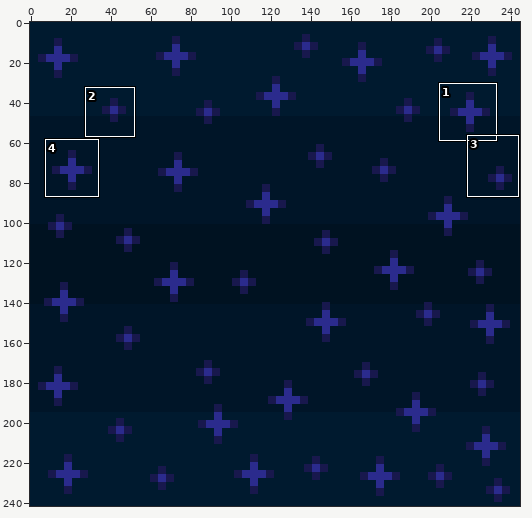
One commit to this pixel-art file: images/site/website-backgroundoverlay.aseprite. The first picture is a wide view before the edit; the outline marks the close-up.
Close-up. Earlier state:
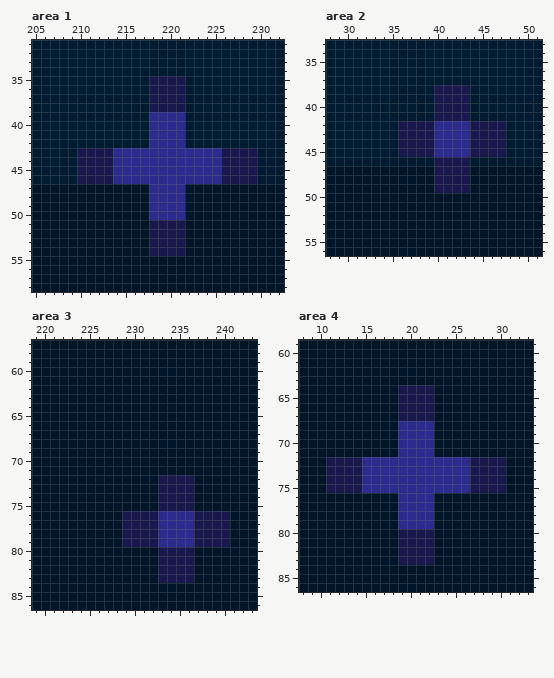
245x242 pixels, 1 frame. Colours within 5 levels of each other are drawn and written as one. Shown: area 1: x 205..232, y 31..58; area 2: x 28..51, y 33..56; area 3: x 219..243, y 57..86; area 4: x 8..33, y 59..86. The commit also changed other parts of the picture, which this record leaves out.
New version:
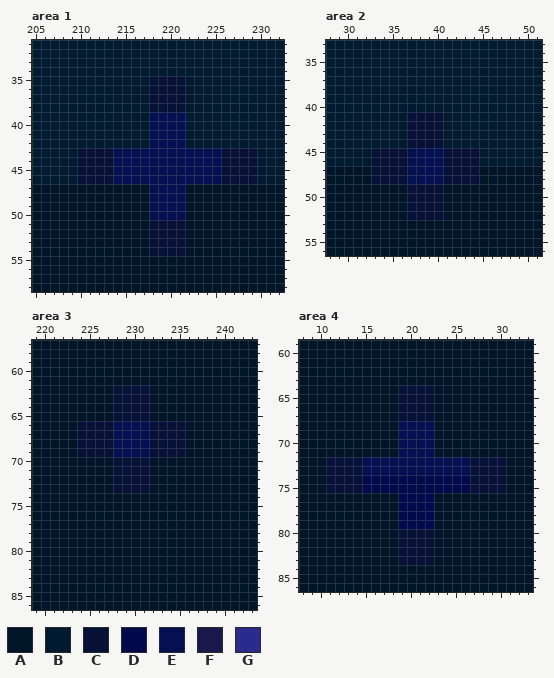
Palette (. is transparent): A #001528  B #001a2f  C #071138  D #030a4b  E #051052  F #18184d  G #2b2b8d
The exact change:
layer "Layer 6" opacity 100% -> 59%
layer "Layer 6" blend normal -> colour
Area 1:
y 35..38: x 218..221 FFFF -> CCCC
y 39..42: x 218..221 GGGG -> EEEE
y 43..46: x 210..229 FFFFGGGGGGGGGGGGFFFF -> CCCCEEEEEEEEEEEECCCC
y 47..50: x 218..221 GGGG -> EEEE
y 51..54: x 218..221 FFFF -> CCCC
Area 2:
y 38..40: x 40..43 FFFF -> BBBB
y 41: x 37..43 BBBFFFF -> CCCCBBB
y 42..44: x 36..47 FFFFGGGGFFFF -> BCCCCBBBBBBB
y 45: x 33..47 BBBFFFFGGGGFFFF -> CCCCEEEECCCCBBB
y 46: x 33..44 BBBBBBBFFFFB -> CCCCEEEECCCC
y 47..48: x 33..44 AAAAAAAFFFFA -> CCCCEEEECCCC
y 49: x 37..43 AAAFFFF -> CCCCAAA
y 50..52: x 37..40 AAAA -> CCCC
Area 3, layer "Layer 6":
y 62..65: x 228..231 AAAA -> CCCC
y 66..69: x 224..235 AAAAAAAAAAAA -> CCCCEEEECCCC
y 70..71: x 228..231 AAAA -> CCCC
y 72..73: x 228..231 AAAA -> CCCC; x 233..236 FFFF -> AAAA
y 74..75: x 233..236 FFFF -> AAAA
y 76..79: x 229..240 FFFFGGGGFFFF -> AAAAAAAAAAAA
y 80..83: x 233..236 FFFF -> AAAA
Area 4:
y 64..67: x 19..22 FFFF -> CCCC
y 68..71: x 19..22 GGGG -> EEEE
y 72..73: x 11..30 FFFFGGGGGGGGGGGGFFFF -> CCCCEEEEEEEEEEEECCCC
y 74..75: x 11..30 FFFFGGGGGGGGGGGGFFFF -> CCCCDDDDDDDDDDDDCCCC
y 76..79: x 19..22 GGGG -> DDDD
y 80..83: x 19..22 FFFF -> CCCC
